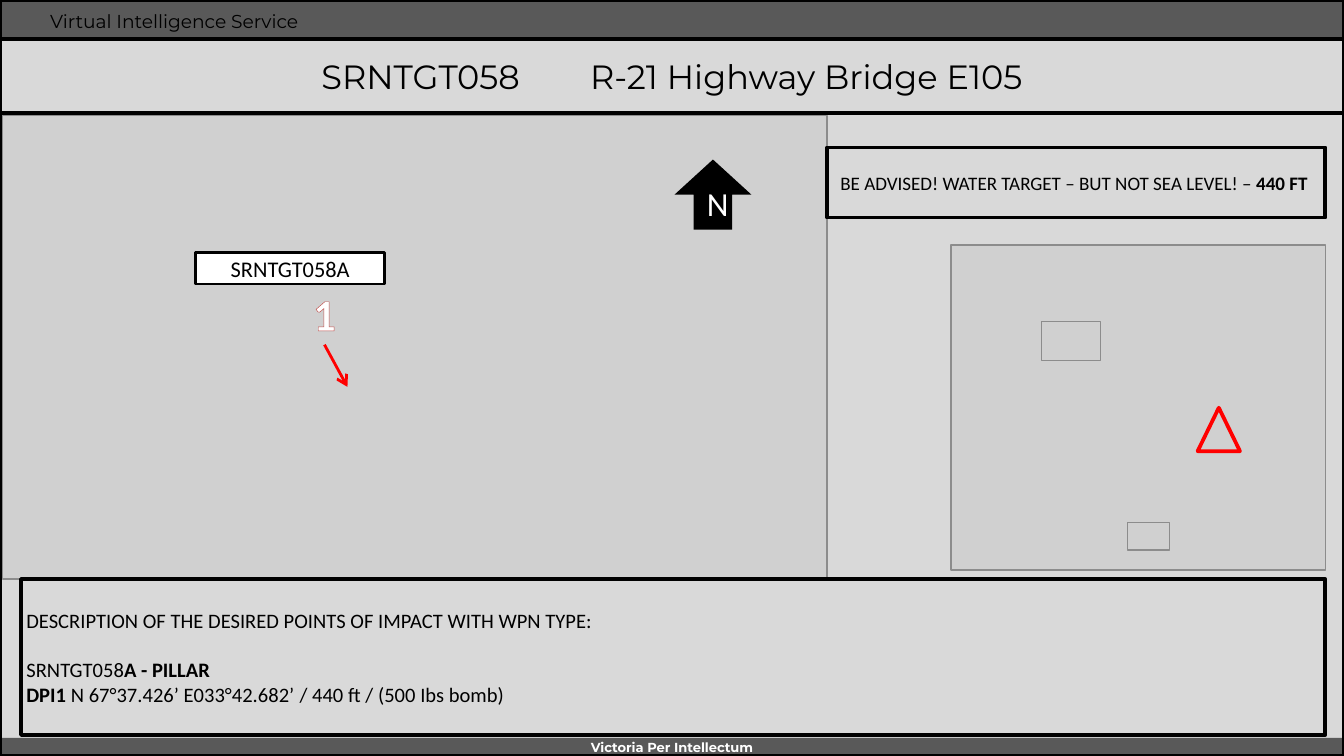
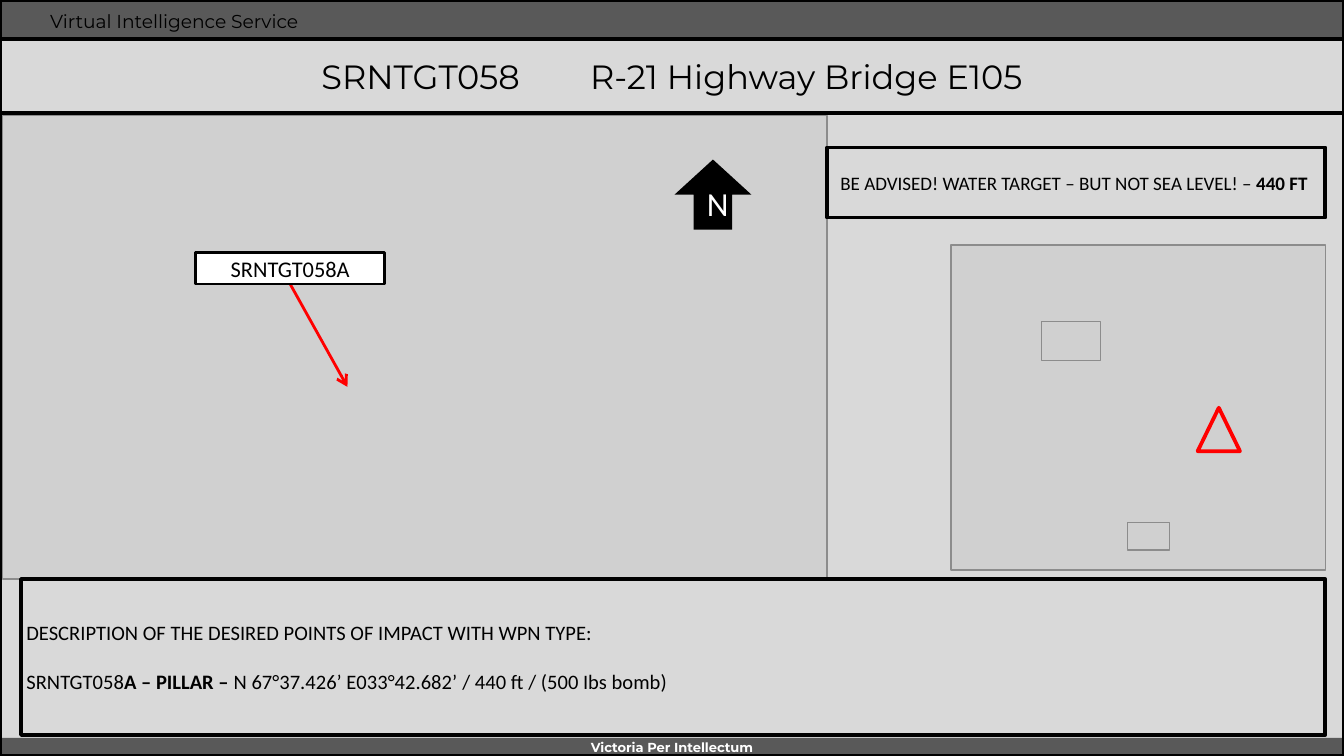
Before and after one commit to 132nd-vWing/OPAT-background, a slide deck: slide 1 of INTEL/Target Folders/SRN/SRNTGT058 R-21 Highway Bridge E105.pptx. Drawn at 1344x756 pixels with LibreOffice and Linux fonts; fonts in the diff are those of the drawing; grey boxes stand for pictures; background and template pictures are left out. Boxes give left, top, right and bottom in pixels: in the first picture for what was removed or moved away, otherwise in the second. Text is boxed around its words. In the diff, an @@ line names an element or a change of style, - is before the commit and + after.

Commit message:
corrected previous targets, and added SRNTGT073

```diff
--- a/INTEL/Target Folders/SRN/SRNTGT058 R-21 Highway Bridge E105.pptx
+++ b/INTEL/Target Folders/SRN/SRNTGT058 R-21 Highway Bridge E105.pptx
@@ arrow moved from (324, 344) - (348, 387) to (290, 284) - (348, 387) @@
@@ text removed at [313, 301, 336, 331] @@
-1
@@ text in rectangle at [26, 674, 667, 692]: text changed @@
-SRNTGT058A - PILLAR
-DPI1 N 67°37.426’ E033°42.682’ / 440 ft / (500 Ibs bomb)
+SRNTGT058A – PILLAR – N 67°37.426’ E033°42.682’ / 440 ft / (500 Ibs bomb)
```
Also in this commit, not shown: 4 other files.
